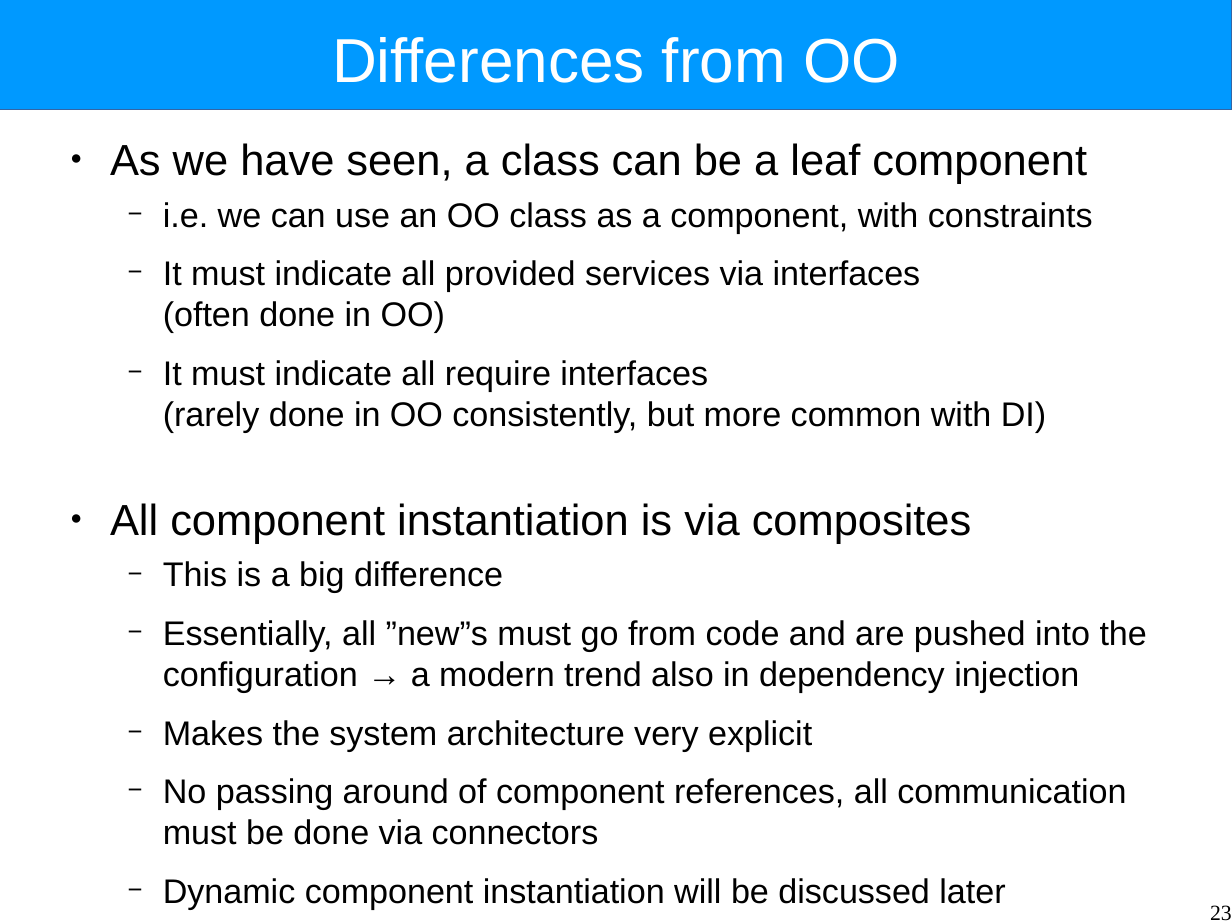
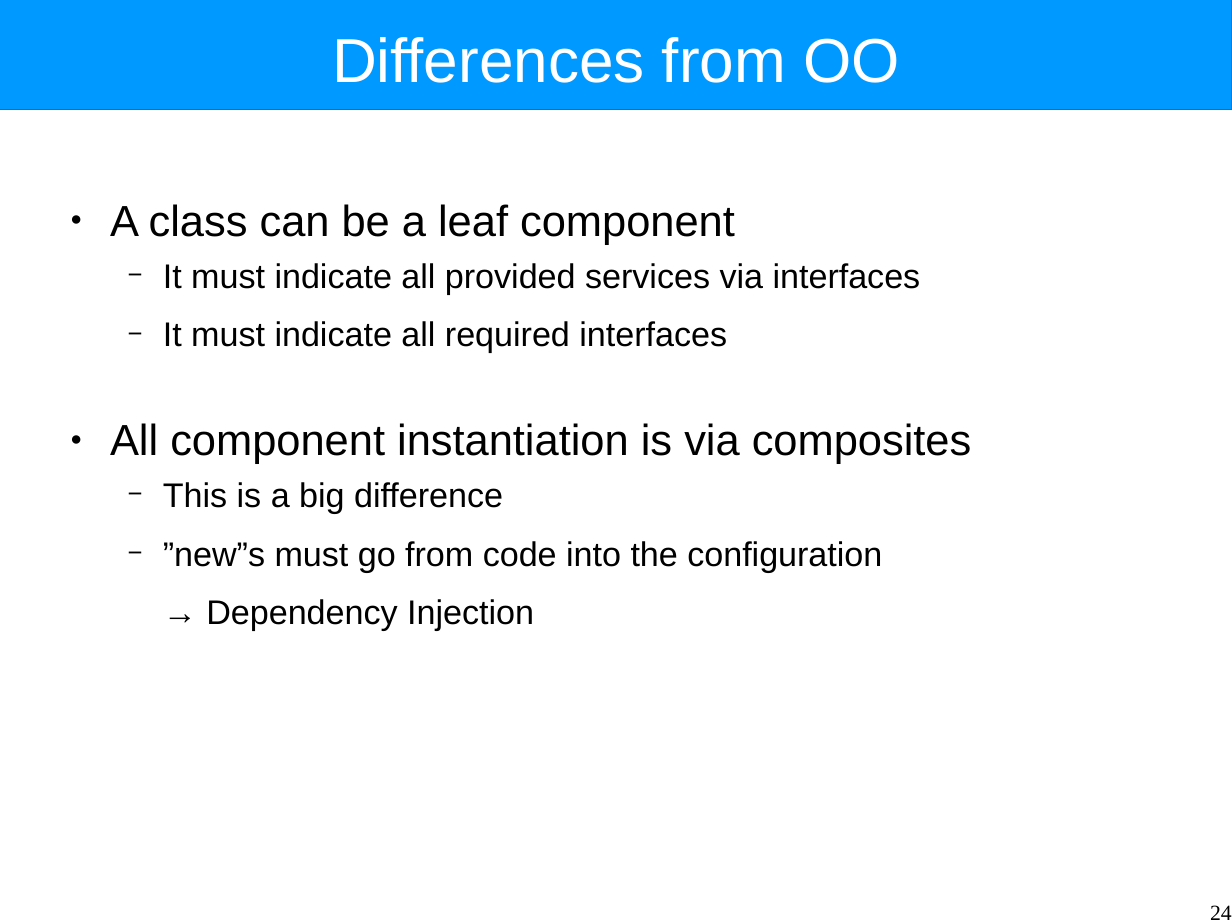
Before and after one commit to Intrinsarc/intrinsarc-evolve, a slide deck: slide 24 of Academic Work/lectures/components.odp (slide 23 before the commit). Drawn at 1232x924 pixels with LibreOffice and Linux fonts; fonts in the diff are those of the drawing. Boxes give left, top, right and bottom in pixels: in the first picture for what was removed or moved away, otherwise in the second. Text is boxed around its words. In the diff, an @@ line names an element or a change of style, - is before the commit and + after.

Commit message:
updating component lecture

```diff
--- a/Academic Work/lectures/components.odp
+++ b/Academic Work/lectures/components.odp
@@ text at (110, 204, 921, 353): text changed @@
-● As we have seen, a class can be a leaf component
-  − i.e. we can use an OO class as a component, with constraints
-  − It must indicate all provided services via interfaces
-    (often done in OO)
-  − It must indicate all require interfaces
-    (rarely done in OO consistently, but more common with DI)
+● A class can be a leaf component
+  − It must indicate all provided services via interfaces
+  − It must indicate all required interfaces
@@ text at (163, 541, 882, 631): text changed @@
-  − Essentially, all ”new”s must go from code and are pushed into the configuration → a modern trend also in dependency injection
-  − Makes the system architecture very explicit
-  − No passing around of component references, all communication must be done via connectors
-  − Dynamic component instantiation will be discussed later
+  − ”new”s must go from code into the configuration
+  → Dependency Injection
@@ page number at (1210, 905, 1232, 920): text changed @@
-23
+24
```
Also in this commit, not shown: 20 other slides changed, 8 slides added, 4 slides removed.
